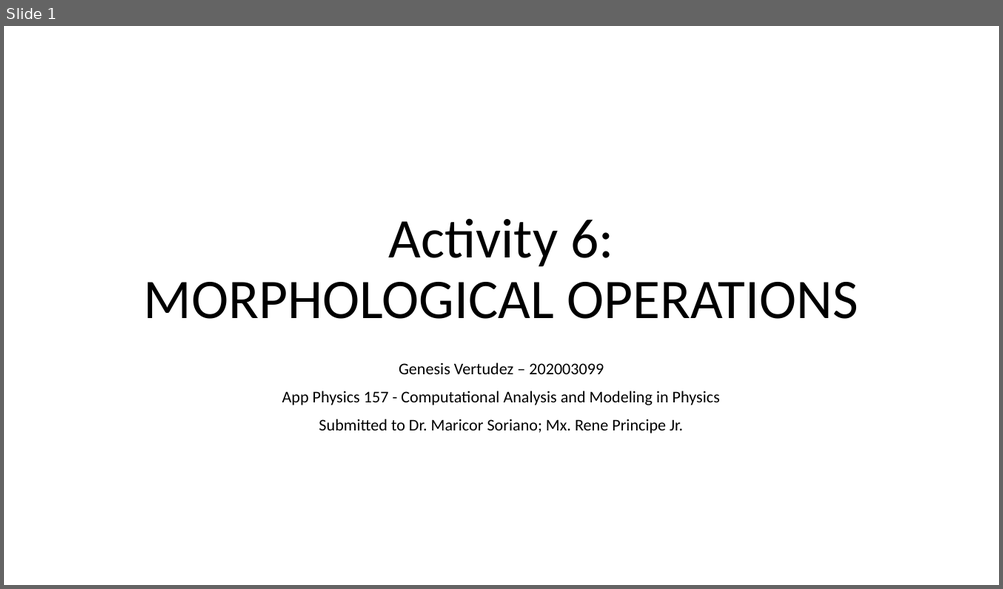
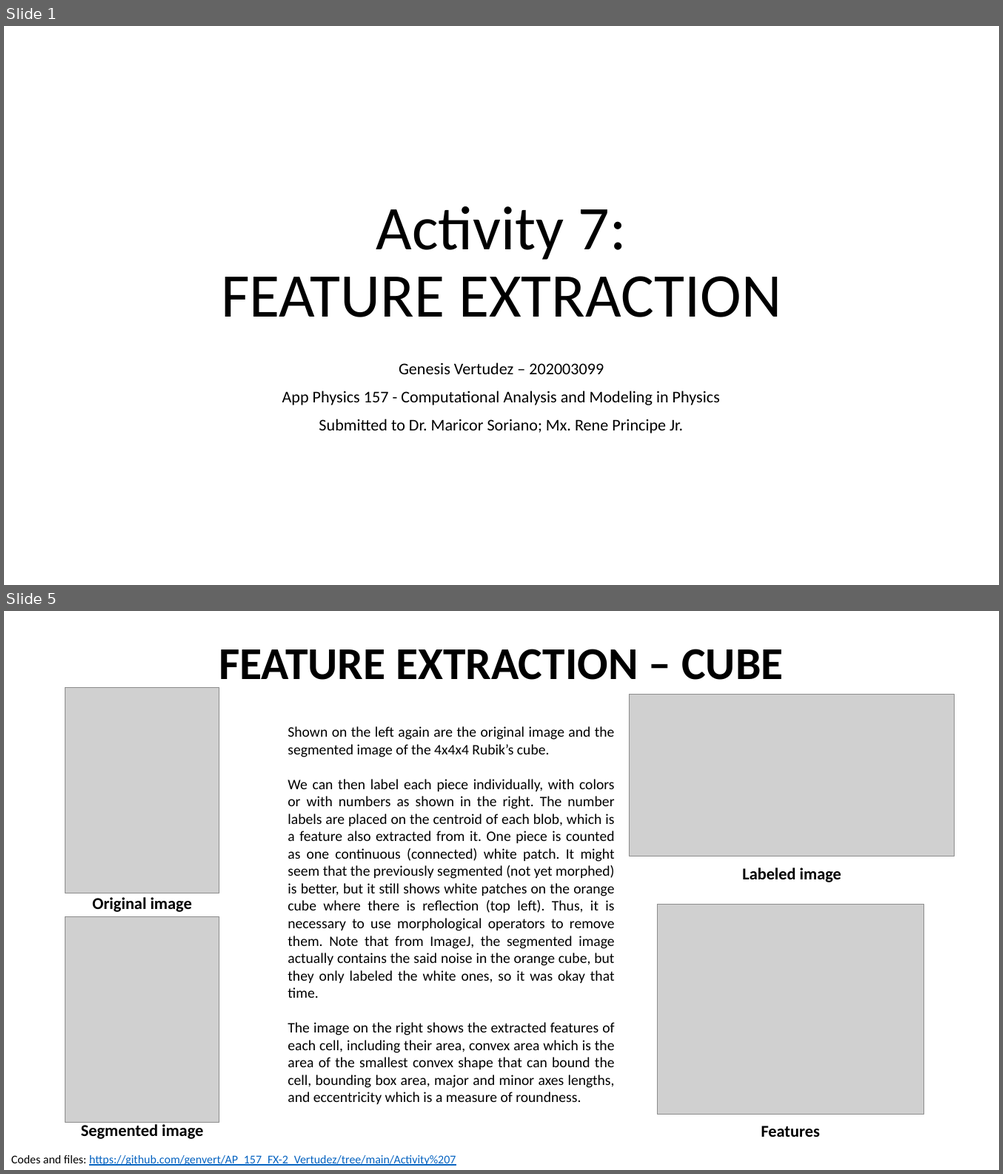
Before and after one commit to genvert/AP_157_FX-2_Vertudez, a slide deck: Activity 7/Vertudez_Activity_7_Report.pptx. Shown one above the other, each under a label of ours: slide 1 before the commit, slides 1 and 5 after it; the slides between them are not shown. The pictures are 1003x589 and 1003x1174 pixels, drawn with LibreOffice and Linux fonts; fonts in the diff are those of the drawing; grey boxes stand for pictures. Boxes give left, top, right and bottom in pixels: in the first picture for what was removed or moved away, otherwise in the second. Text is boxed around its words. In the diff, an @@ line names an element or a change of style, - is before the commit and + after.

```diff
--- a/Activity 7/Vertudez_Activity_7_Report.pptx
+++ b/Activity 7/Vertudez_Activity_7_Report.pptx
@@ slide 5 added at [4,611,999,1170], background #FFFFFF @@
@@ title added at [219,649,782,690], 44 pt, text #000000, bold @@
+FEATURE EXTRACTION – CUBE
@@ picture added at [65,688,219,894] @@
@@ picture added at [629,694,954,857] @@
@@ text added at [287,726,614,1105], 14 pt, text #000000 @@
+Shown on the left again are the original image and the segmented image of the 4x4x4 Rubik’s cube.
+We can then label each piece individually, with colors or with numbers as shown in the right. The number labels are placed on the centroid of each blob, which is a feature also extracted from it. One piece is counted as one continuous (connected) white patch. It might seem that the previously segmented (not yet morphed) is better, but it still shows white patches on the orange cube where there is reflection (top left). Thus, it is necessary to use morphological operators to remove them. Note that from ImageJ, the segmented image actually contains the said noise in the orange cube, but they only labeled the white ones, so it was okay that time.
+The image on the right shows the extracted features of each cell, including their area, convex area which is the area of the smallest convex shape that can bound the cell, bounding box area, major and minor axes lengths, and eccentricity which is a measure of roundness.
@@ text added at [742,868,841,883], 16 pt, text #000000, bold @@
+Labeled image
@@ text added at [92,897,192,912], 16 pt, text #000000, bold @@
+Original image
@@ picture added at [65,917,219,1123] @@
@@ picture added at [657,904,923,1114] @@
@@ text added at [81,1122,203,1139], 16 pt, text #000000, bold @@
+Segmented image
@@ text added at [761,1126,819,1137], 16 pt, text #000000, bold @@
+Features
@@ text added at [11,1156,455,1166], 11.4 pt, text #0563C1, underline @@
+Codes and files: https://github.com/genvert/AP_157_FX-2_Vertudez/tree/main/Activity%207
@@ slide 1 changed as well @@
@@ title at [221,207,781,318]: text changed; size 54 to 60 pt @@
-Activity 6:
-MORPHOLOGICAL OPERATIONS
+Activity 7:
+FEATURE EXTRACTION
```
Also in this commit, not shown: 4 other slides changed, 2 other slides added, 1 slide removed, 7 other files.
